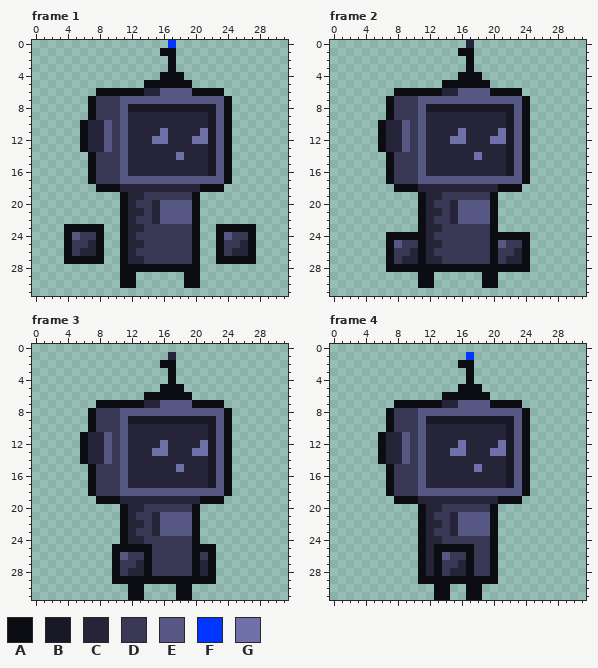
Two versions of one animated GIF sprite, readme_files/blueRobot.gif. The picture above is the old version.
The file is 320x320 pixels, drawn in blocks of 10x10; one block is one cell here. Colours within 5 levels of each other are drawn and written as one. Shown: frame 1, frame 2, frame 3, frame 4. The commit also changed other frames, which this record leaves out.
Palette (. is transparent): A #0c0c13  B #191826  C #262439  D #393955  E #585884  F #0036ff  G #7171aa
Pixels before, frame 1, first column x 4:
 0 .............F..........
 1 ............AA..........
 2 .............A..........
 3 .............A..........
 4 ............AAA.........
 5 ..........AAAAAA........
 6 ....AAAAAACCEEEEAAAA....
 7 ...ADDDEEEEEEEEEEEEEA...
 8 ...ADDDEBBBBBBBBBBBEA...
 9 ...ADDDECCCCCCCCCCBEA...
10 ..ACCEDECCCCCCCCCCBEA...
11 ..ACCEDECCCCGCCCCGBEA...
12 ..ACCEDECCCGGCCCGGBEA...
13 ..ACCEDECCCCCCCCCCBEA...
14 ...ADDDECCCCCCGCCCBEA...
15 ...ADDDECCCCCCCCCCBEA...
16 ...ADDDECCCCCCCCCCBEA...
17 ...ADDDEEEEEEEEEEEEEA...
18 ....AAACCCCCCCCCCAAA....
19 .......ACCDDDDDDA.......
20 .......ACDDCEEEEA.......
21 .......ACCDCEEEEA.......
22 .......ACDDCEEEEA.......
23 AAAAA..ACCDDDDDDA..AAAAA
24 AEDDA..ACDDDDDDDA..AEDDA
25 ADDCA..ACCDDDDDDA..ADDCA
26 ADCCA..ACDDDDDDDA..ADCCA
27 AAAAA..ACCDDDDDDA..AAAAA
28 .......AAAAAAAAAA.......
29 .......AA......AA.......
30 .......AA......AA.......
Pixels before, frame 2, first column x 6:
 0 ...........C.......
 1 ..........AA.......
 2 ...........A.......
 3 ...........A.......
 4 ..........AAA......
 5 ........AAAAAA.....
 6 ..AAAAAACCEEEEAAAA.
 7 .ADDDEEEEEEEEEEEEEA
 8 .ADDDEBBBBBBBBBBBEA
 9 .ADDDECCCCCCCCCCBEA
10 ACCEDECCCCCCCCCCBEA
11 ACCEDECCCCGCCCCGBEA
12 ACCEDECCCGGCCCGGBEA
13 ACCEDECCCCCCCCCCBEA
14 .ADDDECCCCCCGCCCBEA
15 .ADDDECCCCCCCCCCBEA
16 .ADDDECCCCCCCCCCBEA
17 .ADDDEEEEEEEEEEEEEA
18 ..AAACCCCCCCCCCAAA.
19 .....ACCDDDDDDA....
20 .....ACDDCEEEEA....
21 .....ACCDCEEEEA....
22 .....ACDDCEEEEA....
23 .....ACCDDDDDDA....
24 .AAAAACDDDDDDDAAAAA
25 .AEDDACCDDDDDDAEDDA
26 .ADDCACDDDDDDDADDCA
27 .ADCCACCDDDDDDADCCA
28 .AAAAAAAAAAAAAAAAAA
29 .....AA......AA....
30 .....AA......AA....
Pixels before, frame 3, first column x 6:
 1 ...........C.......
 2 ..........AA.......
 3 ...........A.......
 4 ...........A.......
 5 ..........AAA......
 6 ........AAAAAA.....
 7 ..AAAAAACCEEEEAAAA.
 8 .ADDDEEEEEEEEEEEEEA
 9 .ADDDEBBBBBBBBBBBEA
10 .ADDDECCCCCCCCCCBEA
11 ACCEDECCCCCCCCCCBEA
12 ACCEDECCCCGCCCCGBEA
13 ACCEDECCCGGCCCGGBEA
14 ACCEDECCCCCCCCCCBEA
15 .ADDDECCCCCCGCCCBEA
16 .ADDDECCCCCCCCCCBEA
17 .ADDDECCCCCCCCCCBEA
18 .ADDDEEEEEEEEEEEEEA
19 ..AAACCCCCCCCCCAAA.
20 .....ACCDDDDDDA....
21 .....ACDDCEEEEA....
22 .....ACCDCEEEEA....
23 .....ACDDCEEEEA....
24 .....ACCDDDDDDA....
25 ....AAAAADDDDDAAA..
26 ....AEDDADDDDDADA..
27 ....ADDCADDDDDACA..
28 ....ADCCADDDDDACA..
29 ....AAAAAAAAAAAAA..
30 ......AA....AA.....
31 ......AA....AA.....
Pixels before, frame 4, first column x 6:
 1 ...........F.......
 2 ..........AA.......
 3 ...........A.......
 4 ...........A.......
 5 ..........AAA......
 6 ........AAAAAA.....
 7 ..AAAAAACCEEEEAAAA.
 8 .ADDDEEEEEEEEEEEEEA
 9 .ADDDEBBBBBBBBBBBEA
10 .ADDDECCCCCCCCCCBEA
11 ACCEDECCCCCCCCCCBEA
12 ACCEDECCCCGCCCCGBEA
13 ACCEDECCCGGCCCGGBEA
14 ACCEDECCCCCCCCCCBEA
15 .ADDDECCCCCCGCCCBEA
16 .ADDDECCCCCCCCCCBEA
17 .ADDDECCCCCCCCCCBEA
18 .ADDDEEEEEEEEEEEEEA
19 ..AAACCCCCCCCCCAAA.
20 .....ACCDDDDDDA....
21 .....ACDDCEEEEA....
22 .....ACCDCEEEEA....
23 .....ACDDCEEEEA....
24 .....ACCDDDDDDA....
25 .....ACAAAAADDA....
26 .....ACAEDDADDA....
27 .....ACADDCADDA....
28 .....ACADCCADDA....
29 .....AAAAAAAAAA....
30 .......AA..AA......
31 .......AA..AA......
After the commit:
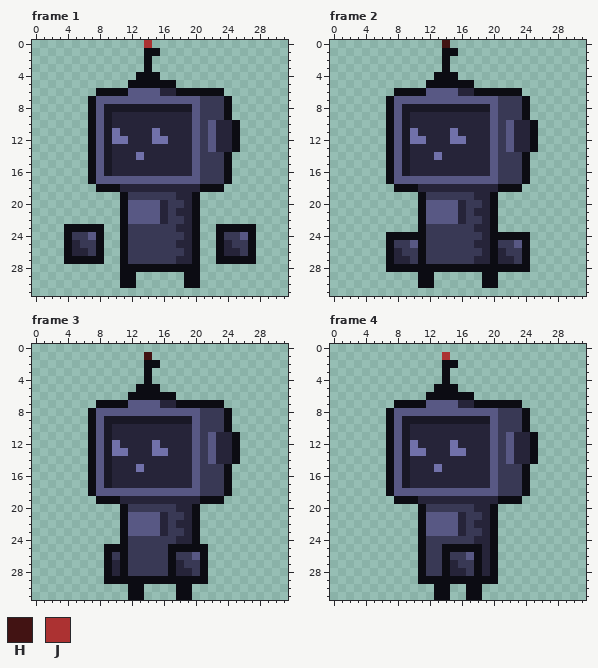
Colours new in this view: H #421313  J #ac3232
What changed:
Changed rows in their new state; - is an unchanged pixel.
Frame 1:
first column x 5:
 0 ---------J--.---------
 1 ---------AA..---------
 2 ---------A--.---------
 3 ---------A--.---------
 4 --------AAA...--------
 5 -------AA----..-------
 6 -------EEEECCAA-------
 7 ---EEE----------DDD---
 8 ---EBBB--------EDDD---
 9 ---EBCC--------EDDD---
10 -.AEBCC--------EDECCA-
11 -.AEBGC---GC---EDECCA-
12 -.AEBGG--------EDECCA-
13 -.AEBCC--------EDECCA-
14 ---EBCC-G----C-EDDD---
15 ---EBCC--------EDDD---
16 ---EBCC--------EDDD---
17 ---EEE----------DDD---
19 -------DD----CC-------
20 -------EEEECDDC-------
21 -------EEEECDCC-------
22 -------EEEECDDC-------
23 -------DD----CC-------
24 D-E----D------C----D-E
25 C-D----DD----CC----C-D
26 C-D----D------C----C-D
27 -------DD----CC-------
Frame 2:
first column x 6:
 0 --------H--.--------
 1 --------AA..--------
 2 --------A--.--------
 3 --------A--.--------
 4 -------AAA...-------
 5 ------AA----..------
 6 ------EEEECCAA------
 7 --EEE----------DDD--
 8 --EBBB--------EDDD--
 9 --EBCC--------EDDD--
10 .AEBCC--------EDECCA
11 .AEBGC---GC---EDECCA
12 .AEBGG--------EDECCA
13 .AEBCC--------EDECCA
14 --EBCC-G----C-EDDD--
15 --EBCC--------EDDD--
16 --EBCC--------EDDD--
17 --EEE----------DDD--
19 ------DD----CC------
20 ------EEEECDDC------
21 ------EEEECDCC------
22 ------EEEECDDC------
23 ------DD----CC------
24 ------D------C------
25 --D-E-DD----CC-D-E--
26 --C-D-D------C-C-D--
27 --C-D-DD----CC-C-D--
Frame 3:
first column x 6:
 1 --------H--.--------
 2 --------AA..--------
 3 --------A--.--------
 4 --------A--.--------
 5 -------AAA...-------
 6 ------AA----..------
 7 ------EEEECCAA------
 8 --EEE----------DDD--
 9 --EBBB--------EDDD--
10 --EBCC--------EDDD--
11 .AEBCC--------EDECCA
12 .AEBGC---GC---EDECCA
13 .AEBGG--------EDECCA
14 .AEBCC--------EDECCA
15 --EBCC-G----C-EDDD--
16 --EBCC--------EDDD--
17 --EBCC--------EDDD--
18 --EEE----------DDD--
20 ------DD----CC------
21 ------EEEECDDC------
22 ------EEEECDCC------
23 ------EEEECDDC------
24 ------DD----CC------
25 ---A--DDD--AAA--.---
26 ---ADA--D--A--EA.---
27 ---ACA-DD--AC-DA.---
28 ---ACADDD--ACCDA.---
29 ---A------------.---
Frame 4:
first column x 6:
 1 --------J--.--------
 2 --------AA..--------
 3 --------A--.--------
 4 --------A--.--------
 5 -------AAA...-------
 6 ------AA----..------
 7 ------EEEECCAA------
 8 --EEE----------DDD--
 9 --EBBB--------EDDD--
10 --EBCC--------EDDD--
11 .AEBCC--------EDECCA
12 .AEBGC---GC---EDECCA
13 .AEBGG--------EDECCA
14 .AEBCC--------EDECCA
15 --EBCC-G----C-EDDD--
16 --EBCC--------EDDD--
17 --EBCC--------EDDD--
18 --EEE----------DDD--
20 ------DD----CC------
21 ------EEEECDDC------
22 ------EEEECDCC------
23 ------EEEECDDC------
24 ------DD----CC------
25 ------DD----AC------
26 ------DDA--EAC------
27 ------DDACDDAC------
28 ------DDA--DAC------
Pixel boxes of the changes (left, top, right, bottom) in both pictures:
changed: (72, 40, 248, 264)
changed: (378, 40, 538, 264)
changed: (80, 352, 240, 584)
changed: (378, 352, 538, 576)
